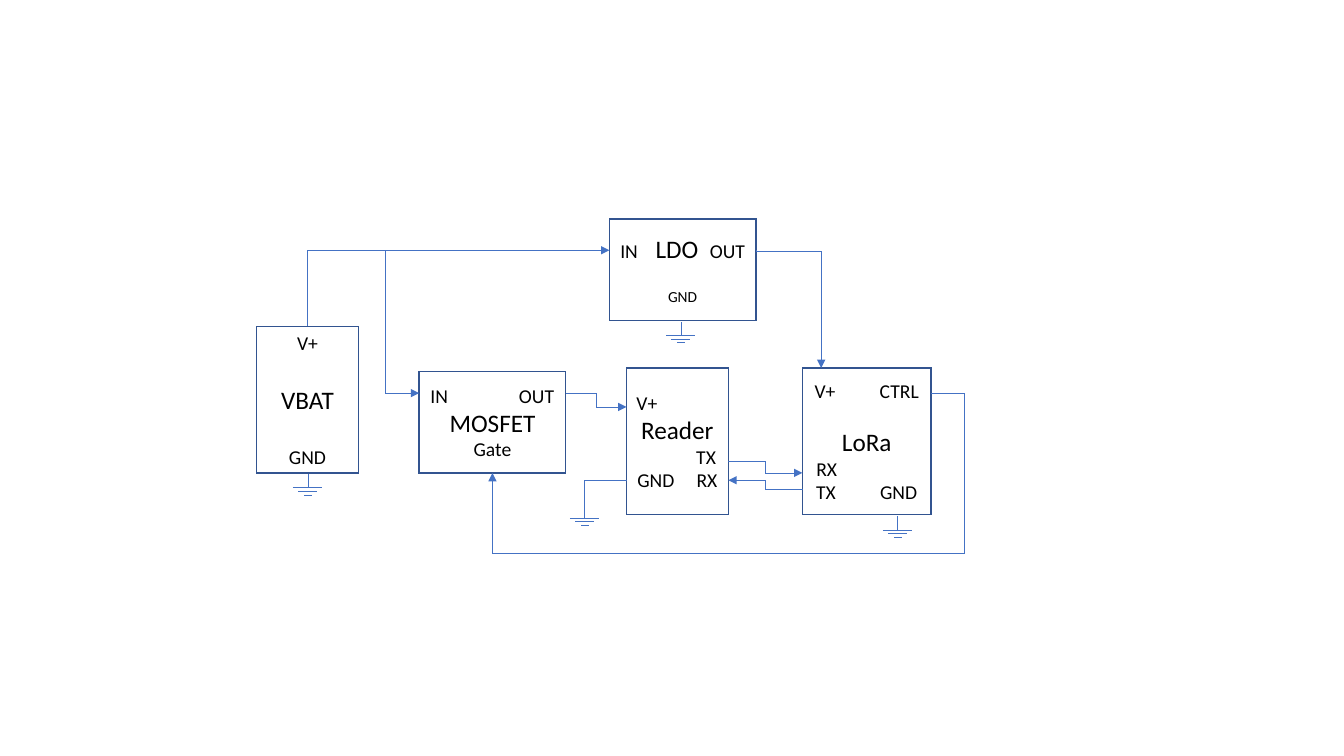
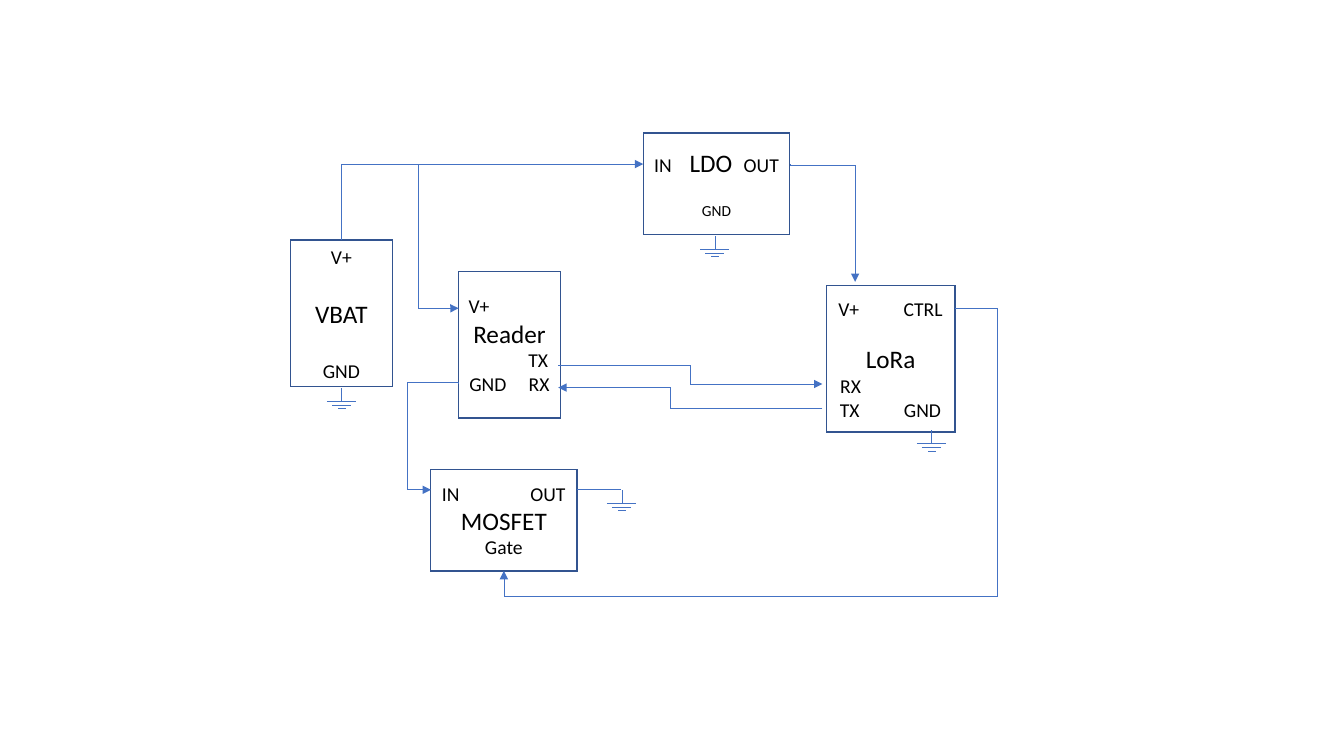
Before and after one commit to chairithinug/Dairy-IOT-Project-WISEST, a slide deck: slide 1 of High level Schematic.pptx. Drawn at 1344x756 pixels with LibreOffice and Linux fonts; fonts in the diff are those of the drawing. Boxes give left, top, right and bottom in pixels: in the first picture for what was removed or moved away, otherwise in the second. Text is boxed around its words. In the diff, an @@ line names an element or a change of style, - is before the commit and + after.

```diff
--- a/High level Schematic.pptx
+++ b/High level Schematic.pptx
@@ elbow arrow moved from (385, 250) - (419, 393) to (419, 164) - (459, 309) @@
@@ rectangle "V+": place and size @@
-rectangle "V+" at (627,368,729,514)
+rectangle "V+" at (459,271,561,417)
@@ rectangle "V+ CTRL": place and size @@
-rectangle "V+ CTRL" at (803,368,932,514)
+rectangle "V+ CTRL" at (827,285,956,432)
@@ elbow arrow moved from (932, 393) - (493, 473) to (955, 309) - (504, 572) @@
@@ elbow line moved from (585, 504) - (627, 480) to (407, 490) - (459, 384) @@
@@ elbow arrow moved from (803, 490) - (729, 480) to (823, 409) - (559, 388) @@
@@ elbow arrow moved from (728, 461) - (803, 473) to (559, 366) - (823, 384) @@
@@ elbow arrow removed from (566, 393) to (627, 407) @@
@@ rectangle "IN OUT": place and size @@
-rectangle "IN OUT" at (419,371,566,473)
+rectangle "IN OUT" at (431,470,577,572)
@@ 12 lines, 2 rectangles, 2 elbow arrows: place and size @@
-12 lines, 2 rectangles, 2 elbow arrows at (257,219,912,537)
+12 lines, 2 rectangles, 2 elbow arrows at (290,133,946,451)
@@ arrow added from (407, 490) to (432, 490), #4472C4 0.5 pt @@
@@ line added from (578, 490) to (622, 490), #4472C4 0.5 pt @@
@@ 4 lines: place and size @@
-4 lines at (570,504,599,525)
+4 lines at (607,490,636,511)
```
Also in this commit, not shown: 2 other files.
